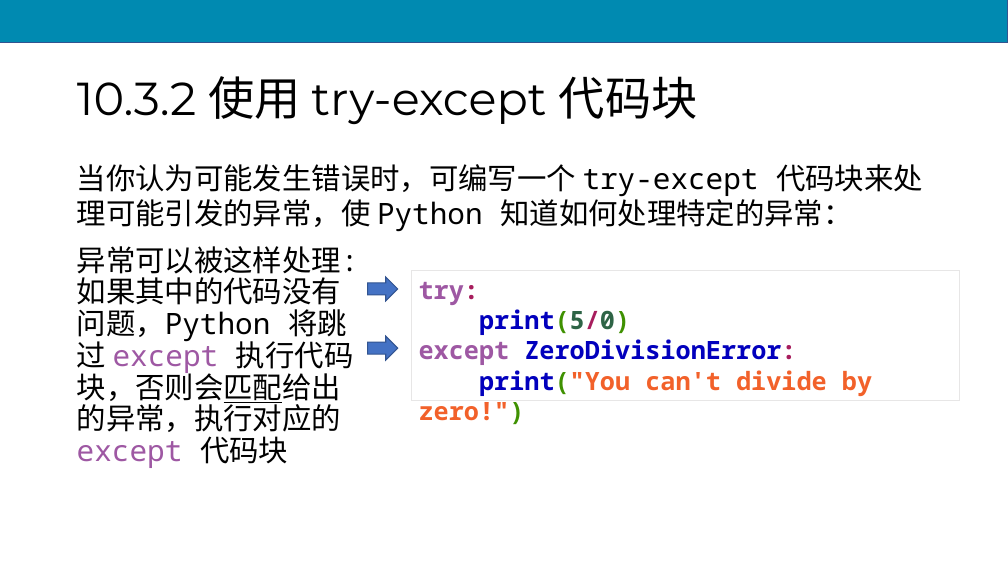
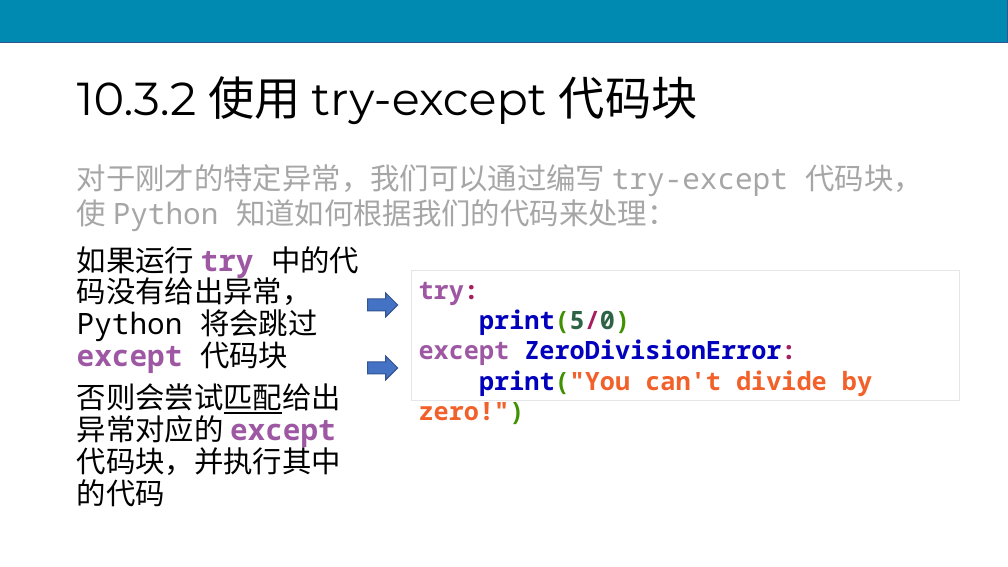
Before and after one commit to scruel/pcc_3e_slides, a slide deck: slide 52 of PPT/python10.pptx (slide 51 before the commit). Drawn at 1008x567 pixels with LibreOffice and Linux fonts; fonts in the diff are those of the drawing. Boxes give left, top, right and bottom in pixels: in the first picture for what was removed or moved away, otherwise in the second. Text is boxed around its words. In the diff, an @@ line names an element or a change of style, - is before the commit and + after.

Commit message:
Update slides

```diff
--- a/PPT/python10.pptx
+++ b/PPT/python10.pptx
@@ text at bbox=[77, 164, 923, 231]: text changed; text colour #000000 to #A6A6A6 @@
-当你认为可能发生错误时，可编写一个 try-except 代码块来处理可能引发的异常，使 Python 知道如何处理特定的异常：
+对于刚才的特定异常，我们可以通过编写 try-except 代码块，使 Python 知道如何根据我们的代码来处理：
@@ text at bbox=[77, 246, 359, 507]: text changed @@
-异常可以被这样处理:如果其中的代码没有问题，Python 将跳过 except 执行代码块，否则会匹配给出的异常，执行对应的 except 代码块
+如果运行 try 中的代码没有给出异常，Python 将会跳过 except 代码块
+否则会尝试匹配给出异常对应的 except 代码块，并执行其中的代码
@@ right arrow: place and size @@
-right arrow at bbox=[368, 277, 398, 301]
+right arrow at bbox=[368, 293, 398, 318]
@@ right arrow: place and size @@
-right arrow at bbox=[368, 337, 398, 361]
+right arrow at bbox=[368, 356, 398, 380]
```
Also in this commit, not shown: 9 other slides changed, 1 slide added, 17 other files.
